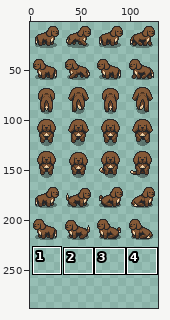
File history of a sprite sheet, DoggyLifeGodot/scenes/room/dogs/images/spaniel-brown.png. The first picture is a wide view before the edit; the outline marks the close-up.
Close-up. As it was:
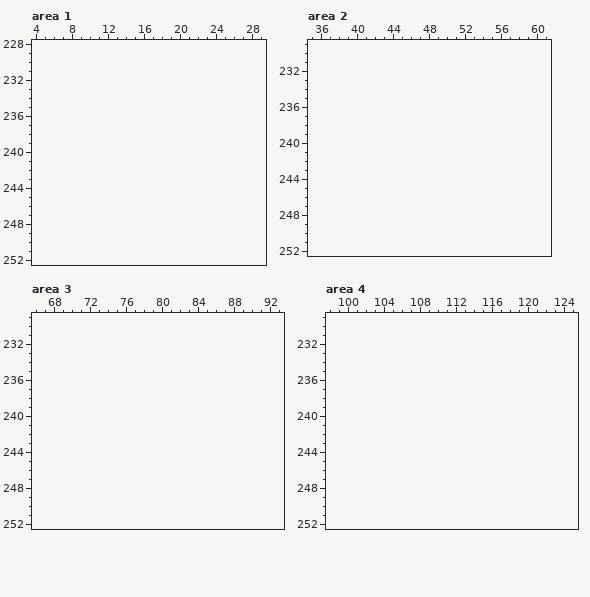
The file is 128x224 pixels. Shown: area 1: x 4..29, y 228..252; area 2: x 35..61, y 229..252; area 3: x 66..93, y 229..252; area 4: x 98..125, y 229..252. The old version is drawn lined up with the new one, on the new canvas. The wide view leaves out empty margins. The commit also changed other parts of the picture, which this record leaves out.
Palette (. is transparent): 
The same view after the edit:
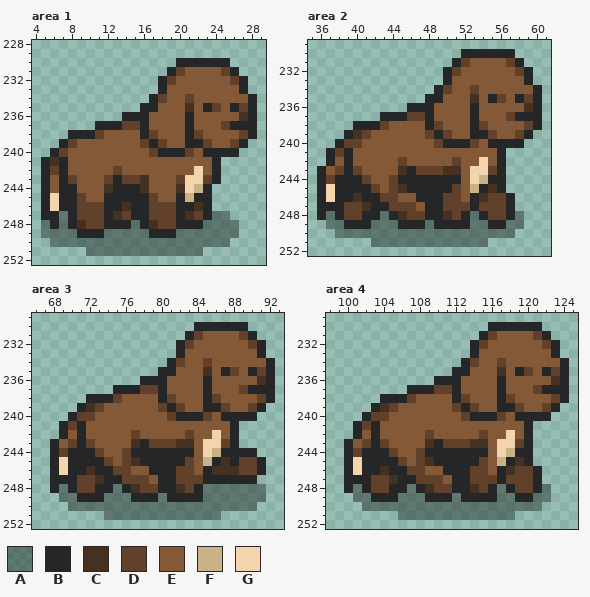
Colours new in this view: A #0000005d  B #252628  C #443122  D #61412a  E #845937  F #c9b285  G #f4d4ad
Change:
canvas 128x224 -> 128x288
Changed rows in their new state; - is an unchanged pixel.
Area 1:
first column x 5:
230 ---------------BBBBBB---
231 --------------BDEEEEDB--
232 -------------BDEEEEEEDB-
233 -------------BEEEEEEEEB-
234 ------------BDEEDEEEEEEB
235 -----------BBEEECEBDEBDB
236 ---------BBBEEEEBEEEEECB
237 ------BBBDDBEEEEBEEEDBBB
238 ---BBBDEEEEBDEEEBDEEEEDB
239 --BDEEEEEEEDBDEEBBDEEDB-
240 -BDEEEEEEEEEDBBBDEBBBB--
241 BCBEEEEEEEEEEEEEEEEB----
242 BDBEEEEEDEEEEEEEEGEB----
243 BEBDEEEDBDDCEEEDGGDB----
244 BEBBEEECBBBCEEECGFB-----
245 BGBBDEEBBBBBDEEBFBB-----
246 BGBBDDDBBCBBDDDBBCB-----
247 BBABDDDBCDBBDDDBCDBAA---
248 ABABCDDBBBABCDDBBBAAAA--
249 AAAABBBAAAAABBBAAAAAAA--
250 -AAAAAAAAAAAAAAAAAAAA---
251 -----AAAAAAAAAAAAA------
Area 2:
first column x 36:
230 ----------------BBBBBB---
231 ---------------BDEEEEDB--
232 --------------BDEEEEEEDB-
233 --------------BEEEEEEEEB-
234 -------------BDEEDEEEEEEB
235 ------------BBEEECEBDEBDB
236 ----------BBBEEEEBEEEEECB
237 -------BBBDDBEEEEBEEEDBBB
238 ----BBBDEEEEBDEEEBDEEEEDB
239 ---BCDEEEEEEDBDEEBBDEEDB-
240 --BDDEEEEEEEEDBBBDEBBBB--
241 -BDBEEEEEEEEEEEEEEEEB----
242 -BEBEEEEEDEEEEEDEEGEB----
243 BEDBDEEEECBDDDCCEGGDB----
244 BDBBBDEEDBBBBBBBEGFBB----
245 BGBBBBDEDCBBBBBDEFBCB----
246 BGBBCBBDDEEBBBDDEBCDDB---
247 BBBDDCBBDDDEBBDDDBDDDB---
248 BABDDBBABCDDBBCDBABDDBA--
249 -AABBBAAABBBABBBBAABBAA--
250 --AAAAAAAAAAAAAAAAAAAA---
251 ------AAAAAAAAAAAAA------
Area 3:
first column x 68:
230 ----------------BBBBBB---
231 ---------------BDEEEEDB--
232 --------------BDEEEEEEDB-
233 --------------BEEEEEEEEB-
234 -------------BDEEDEEEEEEB
235 ------------BBEEECEBDEBDB
236 ----------BBBEEEEBEEEEECB
237 -------BBBDDBEEEEBEEEDBBB
238 ----BBBDEEEEBDEEEBDEEEEDB
239 ---BCDEEEEEEDBDEEBBDEEDB-
240 --BDDEEEEEEEEDBBBDEBBBB--
241 -BDBEEEEEEEEEEEEEEEEB----
242 -BEBEEEEEDEEEEEDEEGEB----
243 BEDBDEEEECBDDDCCEGGDB----
244 BDBBBDEEDBBBBBBBEGFBBBB--
245 BGBBBBDEDCBBBBBDEFBCBDDB-
246 BGBBCBBDDEEBBBDDEBCCCDDB-
247 BBBDDCBBDDDEBBDDDBBBBBB--
248 BABDDBBABCDDBBCDBAAAAAAA-
249 -AABBBAAABBBABBBBAAAAAAA-
250 --AAAAAAAAAAAAAAAAAAAAA--
251 ------AAAAAAAAAAAAA------
Area 4:
first column x 100:
230 ----------------BBBBBB---
231 ---------------BDEEEEDB--
232 --------------BDEEEEEEDB-
233 --------------BEEEEEEEEB-
234 -------------BDEEDEEEEEEB
235 ------------BBEEECEBDEBDB
236 ----------BBBEEEEBEEEEECB
237 -------BBBDDBEEEEBEEEDBBB
238 ----BBBDEEEEBDEEEBDEEEEDB
239 ---BCDEEEEEEDBDEEBBDEEDB-
240 --BDDEEEEEEEEDBBBDEBBBB--
241 -BDBEEEEEEEEEEEEEEEEB----
242 -BEBEEEEEDEEEEEDEEGEB----
243 BEDBDEEEECBDDDCCEGGDB----
244 BDBBBDEEDBBBBBBBEGFBB----
245 BGBBBBDEDCBBBBBDEFBCB----
246 BGBBCBBDDEEBBBDDEBCDDB---
247 BBBDDCBBDDDEBBDDDBDDDB---
248 BABDDBBABCDDBBCDBABDDBA--
249 -AABBBAAABBBABBBBAABBAA--
250 --AAAAAAAAAAAAAAAAAAAA---
251 ------AAAAAAAAAAAAA------
